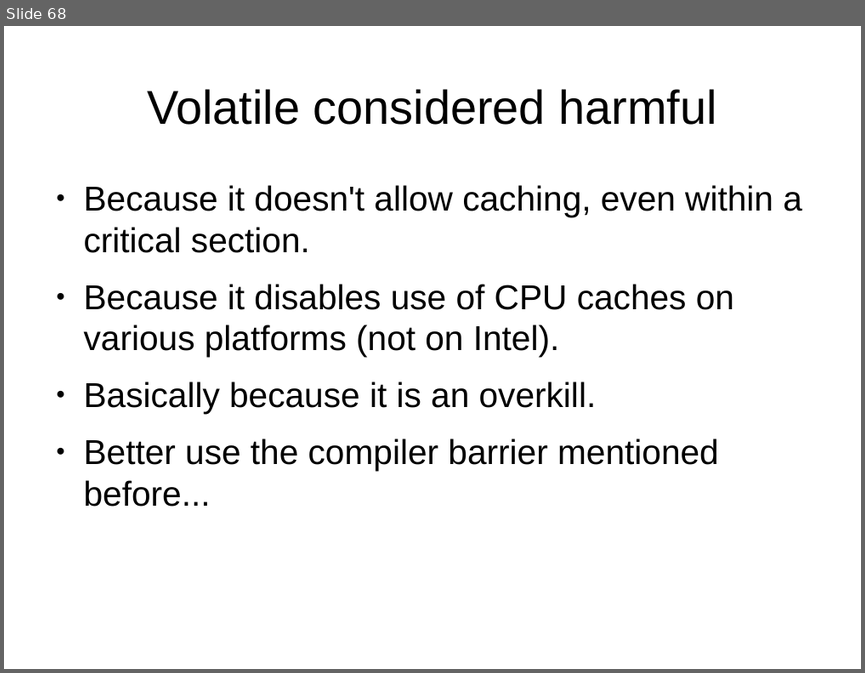
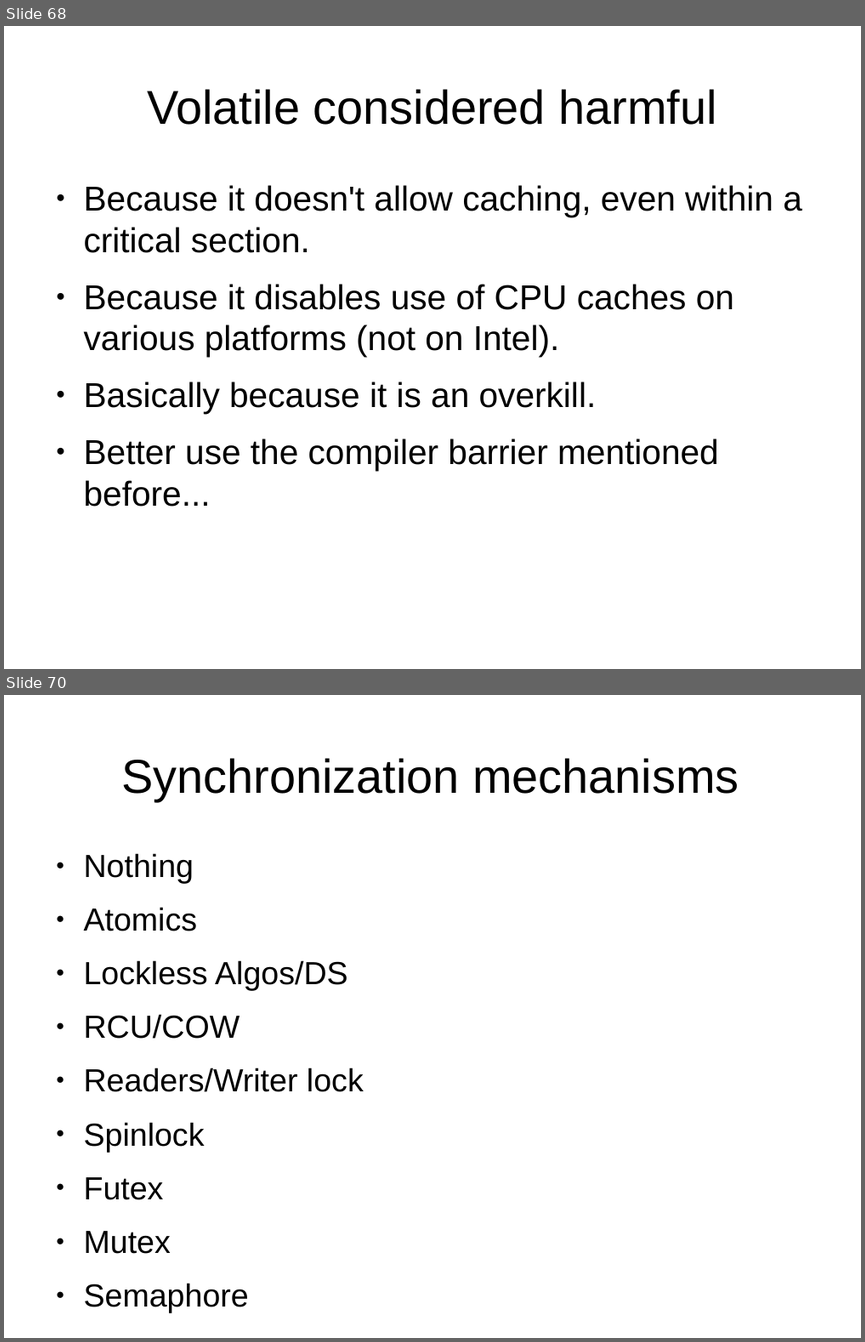
Before and after one commit to veltzer/demos-linux, a slide deck: doc/odp/multicore.odp. Shown one above the other, each under a label of ours: slide 68 before the commit, slides 68 and 70 after it; the slides between them are not shown. The pictures are 865x673 and 865x1342 pixels, drawn with LibreOffice and Linux fonts; fonts in the diff are those of the drawing. Boxes give left, top, right and bottom in pixels: in the first picture for what was removed or moved away, otherwise in the second. Text is boxed around its words. In the diff, an @@ line names an element or a change of style, - is before the commit and + after.

```diff
--- a/doc/odp/multicore.odp
+++ b/doc/odp/multicore.odp
@@ slide 70 added at bbox=[4, 695, 861, 1338], background #FFFFFF @@
@@ title added at bbox=[121, 758, 739, 801], 44 pt, text #000000 @@
+Synchronization mechanisms
@@ text added at bbox=[84, 853, 364, 1312], 29.6 pt, text #000000 @@
+● Nothing
+● Atomics
+● Lockless Algos/DS
+● RCU/COW
+● Readers/Writer lock
+● Spinlock
+● Futex
+● Mutex
+● Semaphore
```
Also in this commit, not shown: 2 slides changed.
